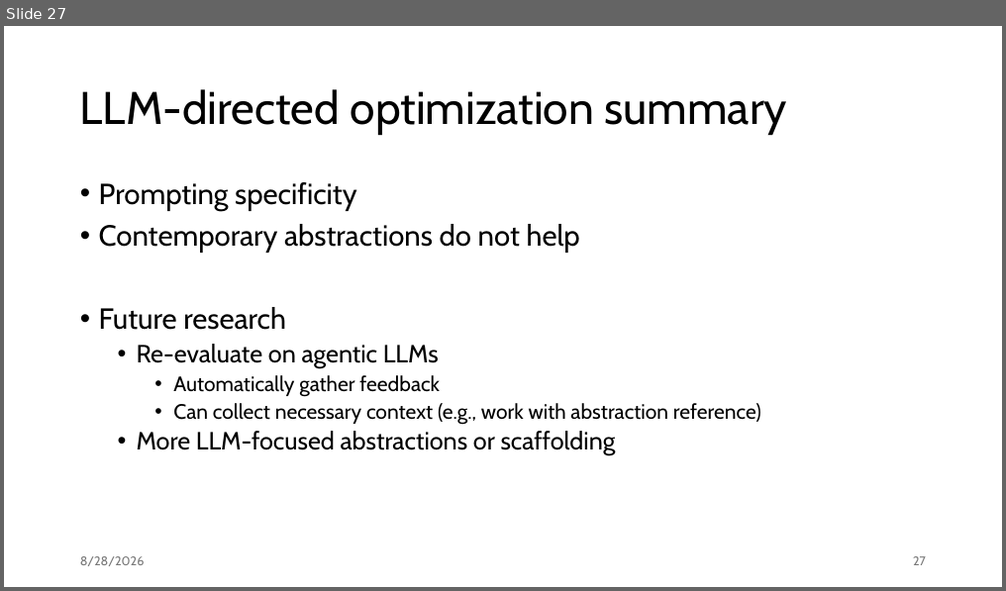
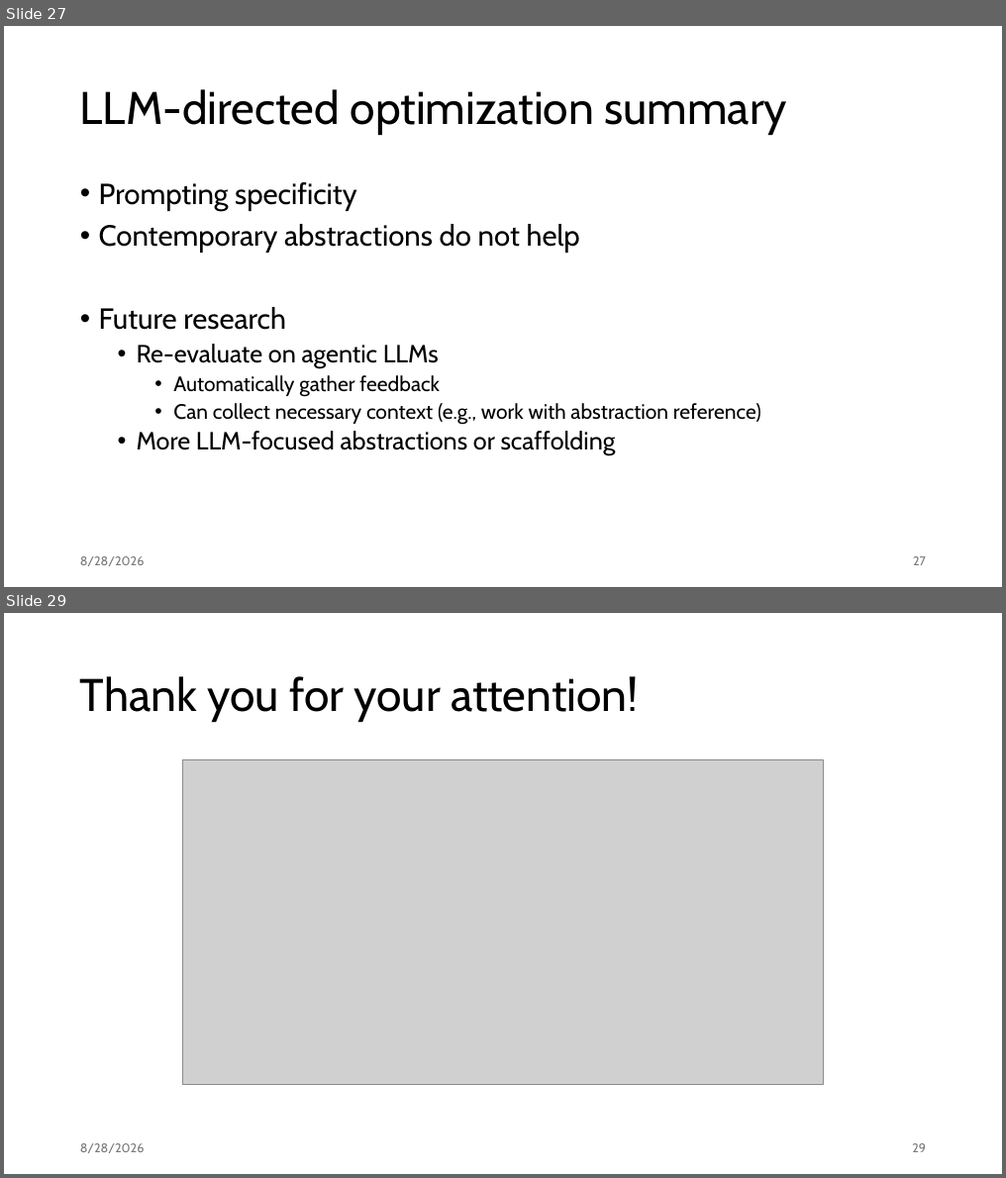
Before and after one commit to jiriklepl/phd-thesis, a slide deck: slides/Optimizing Memory Layouts and Traversal Orders in High-Performance Computing.pptx. Shown one above the other, each under a label of ours: slide 27 before the commit, slides 27 and 29 after it; the slides between them are not shown. The pictures are 1006x591 and 1006x1178 pixels, drawn with LibreOffice and Linux fonts; fonts in the diff are those of the drawing; grey boxes stand for pictures. Boxes give left, top, right and bottom in pixels: in the first picture for what was removed or moved away, otherwise in the second. Text is boxed around its words. In the diff, an @@ line names an element or a change of style, - is before the commit and + after.

```diff
--- a/slides/Optimizing Memory Layouts and Traversal Orders in High-Performance Computing.pptx
+++ b/slides/Optimizing Memory Layouts and Traversal Orders in High-Performance Computing.pptx
@@ slide 29 added at (4,613,1002,1174), background #FFFFFF @@
@@ title added at (80,676,638,722), 44 pt, text #000000 @@
+Thank you for your attention!
@@ picture added at (183,760,823,1085) @@
@@ text added at (80,1144,145,1154), 12 pt, text #797979 @@
+8/28/2026
@@ page number added at (912,1144,926,1153), 12 pt, text #797979 @@
+29
```
Also in this commit, not shown: 2 slides changed.
